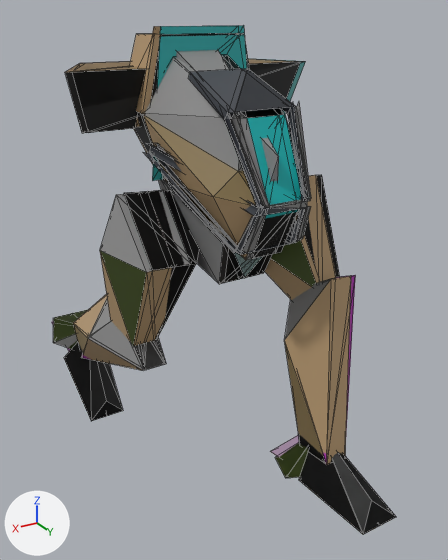
What one commit did to the glTF model base/tr_talon.glb.
One viewpoint serves both versions: a camera (50 mm lens) standing at (4.35, 8.48, 6.82) and looking at (-0.36, 0.63, 2.89). Arrows for +X, +Y and +Z are at lower left; the lights stay in place. The first picture is the older version. Mesh edges are drawn as thin lines. Where no turn or scale is listed for an object, it has been applied to the vertices.

In view in the first picture: 'Left_Calf3', 'Left_Foot1', 'Left_Leg2', 'Left_PodA4', 'Pelvis2', 'Right_Leg0', 'Right_Leg2', 'Right_Pod1', 'cockpit', 'cockpit1', 'cockpit2', 'head', 'head1', 'head2' and 24 more.
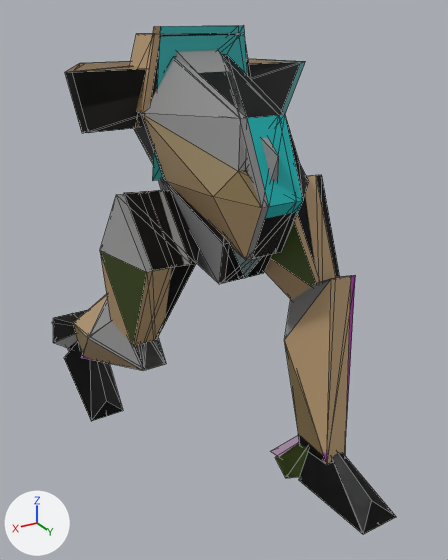
Changed parts and their boxes [x1, y1, x2, y2] in the pictures (448 x 560 px):
```json
{"object": "cockpit2", "change": "no longer drawn", "before": [143, 69, 305, 255]}
{"object": "cockpit1", "change": "no longer drawn", "before": [150, 68, 308, 253]}
{"object": "cockpit", "change": "no longer drawn", "before": [228, 101, 311, 254]}
```

Scene script edits in JSON lines:
```json
{"op": "set", "path": "ob_cockpit", "old": "bpy.data.objects.new('cockpit', me_cockpit)", "new": "bpy.data.objects.new('cockpit', None)"}
{"op": "set", "path": "ob_cockpit1", "old": "bpy.data.objects.new('cockpit1', me_cockpit1)", "new": "bpy.data.objects.new('cockpit1', None)"}
{"op": "set", "path": "ob_cockpit2", "old": "bpy.data.objects.new('cockpit2', me_cockpit2)", "new": "bpy.data.objects.new('cockpit2', None)"}
```
